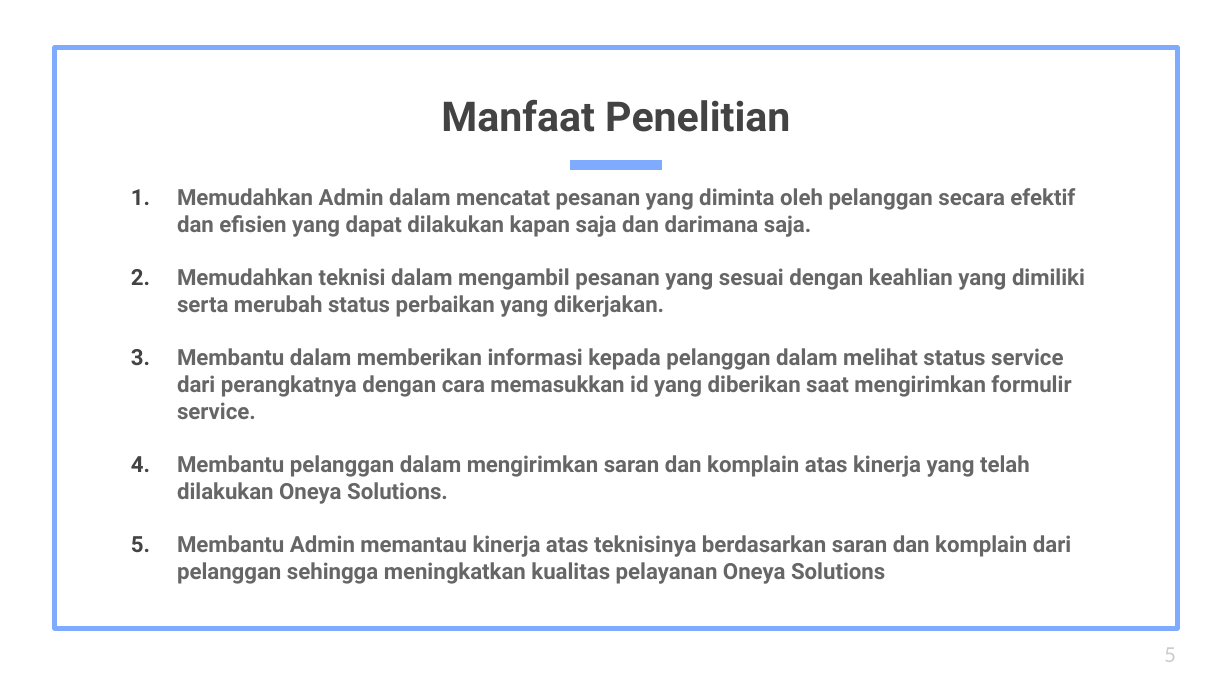
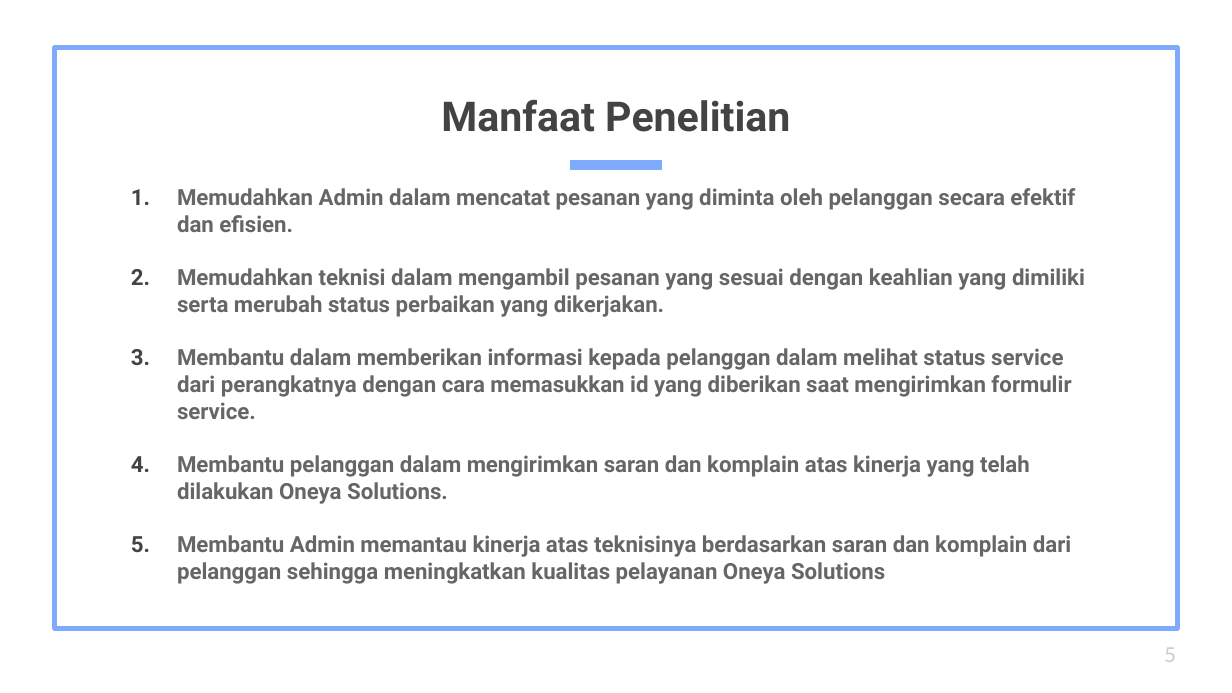
Before and after one commit to Naveigell/ta2, a slide deck: slide 5 of PPT Seminar Terbuka.pptx. Drawn at 1232x693 pixels with LibreOffice and Linux fonts; fonts in the diff are those of the drawing. Boxes give left, top, right and bottom in pixels: in the first picture for what was removed or moved away, otherwise in the second. Text is boxed around its words. In the diff, an @@ line names an element or a change of style, - is before the commit and + after.

```diff
--- a/PPT Seminar Terbuka.pptx
+++ b/PPT Seminar Terbuka.pptx
@@ text at (177, 188, 1075, 232): text changed @@
-1. Memudahkan Admin dalam mencatat pesanan yang diminta oleh pelanggan secara efektif dan efisien yang dapat dilakukan kapan saja dan darimana saja.
+1. Memudahkan Admin dalam mencatat pesanan yang diminta oleh pelanggan secara efektif dan efisien.
```
Also in this commit, not shown: 2 other slides changed, 12 other files.
